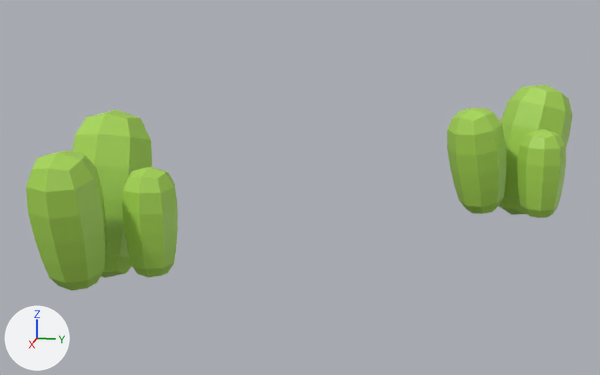
An edit to the FBX model Assets/Resources/Models/Environment/New Map/Grass3.fbx, drawn before and after from the same camera.
Both versions are drawn from a 50 mm camera at (1.3, 0.215, 0.336) aimed at (0.014, -0.043, 0.014). The lights are fixed; the arrows at lower left show +X, +Y and +Z. The older version comes first. Where no turn or scale is listed for an object, it has been applied to the vertices.
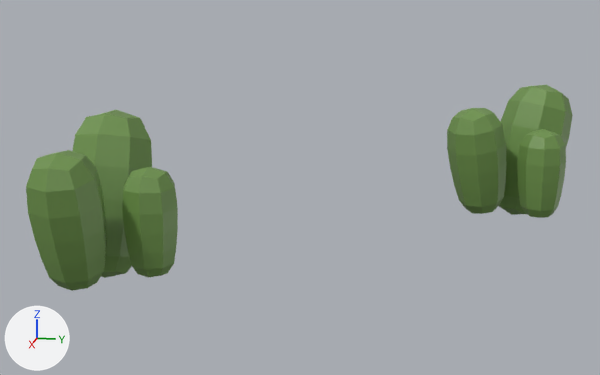
The change, as a diff of the scene's bpy script:
```diff
--- a/Assets/Resources/Models/Environment/New Map/Grass3.fbx.py
+++ b/Assets/Resources/Models/Environment/New Map/Grass3.fbx.py
@@ me_mesh @@
 me_mesh.from_pydata(...)  # 58 vertices, 56 faces; spans x -0.089..0.064, y -0.063..0.063, z -0.091..0.152
 # used by ob_cube_116; location = (0.18, -0.3, 0.0)
+# me_mesh part 4: texture (UV) coordinates of 56 of 56 faces, centred in x -0.078..0.055, y -0.053..0.053, z -0.087..0.147, changed; they spanned u 0.41..0.41, v 0.92..0.92 and now span u 0.95..0.95, v 0.93..0.93
 me_mesh.materials.append(mat_color_palette_001)
@@ me_mesh_006 @@
 me_mesh_006.from_pydata(...)  # 58 vertices, 56 faces; spans x -0.063..0.063, y -0.063..0.063, z -0.094..0.158
 # used by ob_cube_120; location = (-0.204, 0.244, 0.0); rotation_euler = (0.0, -0.197, 2.356), in degrees (0, -11, 135); scale = (0.793, 0.793, 0.793)
+# me_mesh_006 part 2: texture (UV) coordinates of 56 of 56 faces, centred in x -0.053..0.053, y -0.053..0.053, z -0.086..0.148, changed; they spanned u 0.41..0.41, v 0.92..0.92 and now span u 0.95..0.95, v 0.93..0.93
 me_mesh_006.materials.append(mat_color_palette_001)
@@ me_mesh_004 @@
 me_mesh_004.from_pydata(...)  # 58 vertices, 56 faces; spans x -0.063..0.063, y -0.063..0.063, z -0.094..0.158
 # used by ob_cube_118; location = (0.24, -0.21, -0.01); rotation_euler = (0.0, -0.022, -3.142), in degrees (0, -1.3, -180); scale = (0.635, 0.635, 0.635)
+# me_mesh_004 part 1: texture (UV) coordinates of 56 of 56 faces, centred in x -0.053..0.053, y -0.053..0.053, z -0.086..0.148, changed; they spanned u 0.41..0.41, v 0.92..0.92 and now span u 0.95..0.95, v 0.93..0.93
 me_mesh_004.materials.append(mat_color_palette_001)
@@ me_mesh_005 @@
 me_mesh_005.from_pydata(...)  # 58 vertices, 56 faces; spans x -0.063..0.063, y -0.063..0.063, z -0.094..0.158
 # used by ob_cube_119; location = (-0.289, 0.329, 0.0); rotation_euler = (0.0, 0.292, 2.356), in degrees (0, 17, 135)
+# me_mesh_005 part 5: texture (UV) coordinates of 56 of 56 faces, centred in x -0.053..0.053, y -0.053..0.053, z -0.086..0.148, changed; they spanned u 0.41..0.41, v 0.92..0.92 and now span u 0.95..0.95, v 0.93..0.93
 me_mesh_005.materials.append(mat_color_palette_001)
@@ me_mesh_008 @@
+me_mesh_008.from_pydata(...)  # 58 vertices, 56 faces; spans x -0.063..0.063, y -0.063..0.063, z -0.094..0.158
+me_mesh_008.materials.append(mat_color_palette_001)
@@ ob_cube_117 @@
-ob_cube_117 = bpy.data.objects.new('Cube.117', me_mesh_001)
+ob_cube_117 = bpy.data.objects.new('Cube.117', me_mesh_004)
 ob_cube_117.location = (0.3, -0.3, 0.0)
@@ ob_cube_121 @@
-ob_cube_121 = bpy.data.objects.new('Cube.121', me_mesh_007)
+ob_cube_121 = bpy.data.objects.new('Cube.121', me_mesh_008)
 ob_cube_121.location = (-0.183, 0.35, -0.01)
```

Boxes (x1, y1, x2, y2) around the edits, measured in the pictures (600 x 375 px):
'Cube.121', surface changed (darker): (517, 129, 566, 218) in both
part 1 of me_mesh_004, surface changed: before (122, 167, 178, 278); after (26, 150, 106, 291)
part 2 of me_mesh_006, surface changed: before (447, 108, 506, 214); after (499, 85, 573, 215)
part 3 of me_mesh_007, surface changed: before (517, 129, 566, 218); after (447, 108, 506, 214)
part 4 of me_mesh, surface changed (darker): (72, 110, 152, 278) in both
part 5 of me_mesh_005, surface changed: before (499, 85, 573, 215); after (122, 167, 178, 278)
